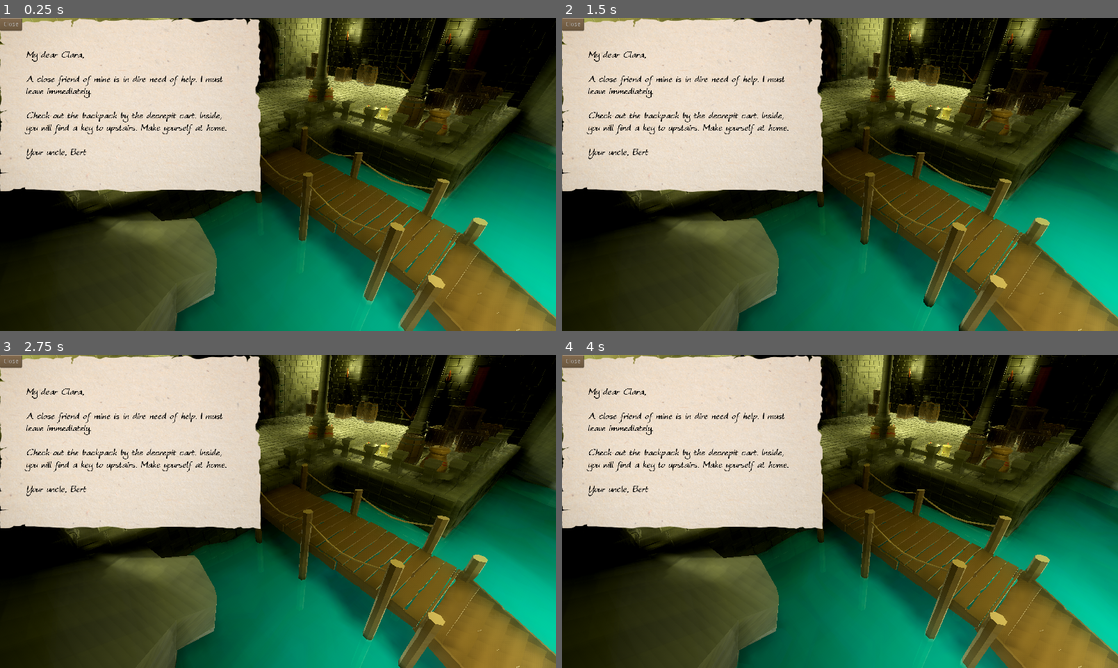
Above: before the commit, frames 1-4 (two rows, left to right).
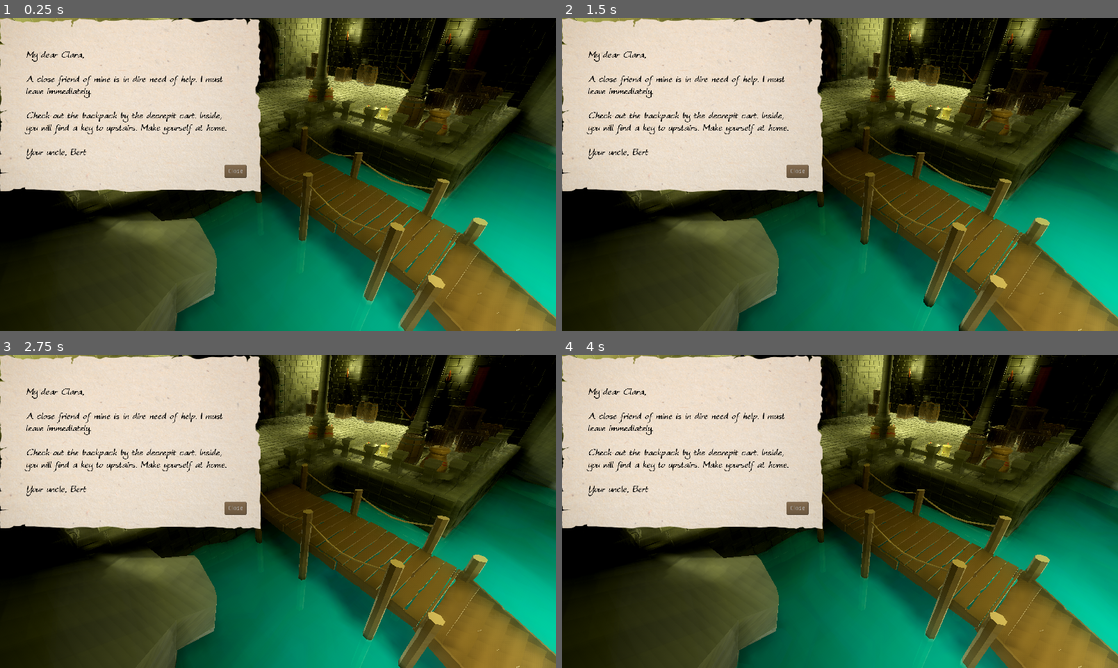
Above: after the commit, the same moments.

Repository: PacktPublishing/Game-Development-with-Blender-and-Godot
Game: Godot game, scene res://Scenes/Game.tscn
The game is run twice, just before and just after one commit, with the same random seed, the same clock (stepped at 60 frames per second) and the same inputs.
Inputs:
- Up to frame 1 (0.25 s): no input
- Up to frame 2 (1.5 s): tap Enter at 1.25 s
- Up to frame 3 (2.75 s): tap Space at 2 s
- Up to frame 4 (4 s): tap Enter at 2.75 s

The runs differ from the first frame. In frame 1, 0.3% of the frame differs, in the area x 0-45%, y 0-52%; in frame 2, 0.3%; in frame 3, 0.3%; in frame 4, 0.3%.

Commit message:
finalizes the note UI

Diff:
--- a/Chapter 11/Finish/Scenes/UI.tscn
+++ b/Chapter 11/Finish/Scenes/UI.tscn
@@ -6,10 +6,15 @@
 [ext_resource path="res://UI/button_pressed.png" type="Texture" id=4]
 [ext_resource path="res://UI/notification.png" type="Texture" id=5]
 [ext_resource path="res://Fonts/Kefario.otf" type="DynamicFontData" id=6]
+[ext_resource path="res://Scripts/ButtonClose.gd" type="Script" id=7]
 
 [sub_resource type="StyleBoxTexture" id=5]
 texture = ExtResource( 5 )
 region_rect = Rect2( 0, 0, 600, 400 )
+
+[sub_resource type="DynamicFont" id=6]
+size = 28
+font_data = ExtResource( 6 )
 
 [sub_resource type="StyleBoxTexture" id=2]
 texture = ExtResource( 2 )
@@ -43,10 +48,6 @@
 margin_top = 8.0
 margin_bottom = 8.0
 
-[sub_resource type="DynamicFont" id=6]
-size = 28
-font_data = ExtResource( 6 )
-
 [node name="UI" type="CanvasLayer"]
 
 [node name="Panel" type="Panel" parent="."]
@@ -54,15 +55,6 @@
 margin_bottom = 400.0
 rect_min_size = Vector2( 600, 400 )
 custom_styles/panel = SubResource( 5 )
-
-[node name="Close" type="Button" parent="Panel"]
-margin_right = 51.0
-margin_bottom = 30.0
-custom_styles/hover = SubResource( 2 )
-custom_styles/pressed = SubResource( 3 )
-custom_styles/disabled = SubResource( 4 )
-custom_styles/normal = SubResource( 1 )
-text = "Close"
 
 [node name="MarginContainer" type="MarginContainer" parent="Panel"]
 anchor_right = 1.0
@@ -85,3 +77,20 @@
 
 Your uncle, Bert"
 autowrap = true
+
+[node name="Close" type="Button" parent="Panel"]
+anchor_left = 1.0
+anchor_top = 1.0
+anchor_right = 1.0
+anchor_bottom = 1.0
+margin_left = -83.0
+margin_top = -62.0
+margin_right = -32.0
+margin_bottom = -32.0
+mouse_default_cursor_shape = 2
+custom_styles/hover = SubResource( 2 )
+custom_styles/pressed = SubResource( 3 )
+custom_styles/disabled = SubResource( 4 )
+custom_styles/normal = SubResource( 1 )
+text = "Close"
+script = ExtResource( 7 )
--- /dev/null
+++ b/Chapter 11/Finish/Scripts/ButtonClose.gd
@@ -0,0 +1,7 @@
+extends Button
+
+func _ready():
+	connect("pressed", self, "on_pressed")
+
+func on_pressed():
+	get_parent().visible = false
Not shown: 1 places in Chapter 11/Finish/Scenes/UI.tscn that only renumber resources
